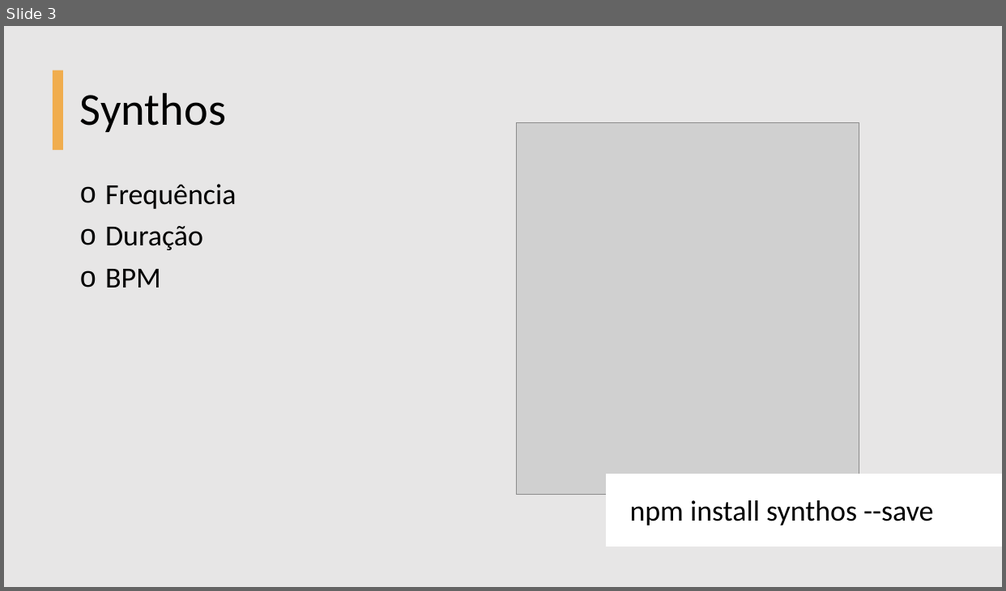
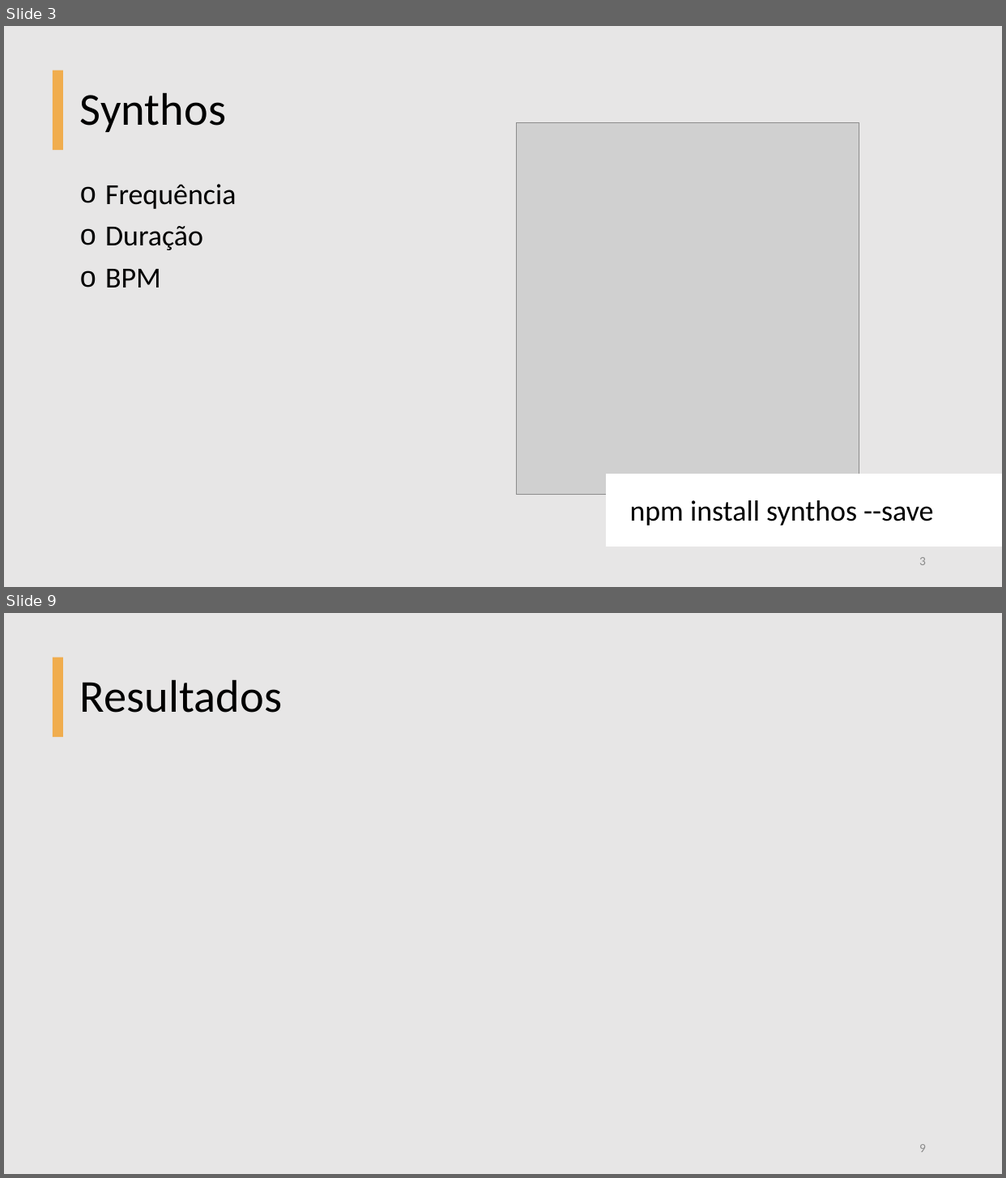
Before and after one commit to BeholderDEV/genetic-music-maker, a slide deck: Genetic Music.pptx. Shown one above the other, each under a label of ours: slide 3 before the commit, slides 3 and 9 after it; the slides between them are not shown. The pictures are 1006x591 and 1006x1178 pixels, drawn with LibreOffice and Linux fonts; fonts in the diff are those of the drawing; grey boxes stand for pictures. Boxes give left, top, right and bottom in pixels: in the first picture for what was removed or moved away, otherwise in the second. Text is boxed around its words. In the diff, an @@ line names an element or a change of style, - is before the commit and + after.

```diff
--- a/Genetic Music.pptx
+++ b/Genetic Music.pptx
@@ slide 9 added at <box>4,613,1002,1174</box>, background #E7E6E6 @@
@@ rectangle added at <box>53,658,63,736</box>, fill #F0AD4E @@
@@ title added at <box>80,679,282,713</box>, 44 pt, text #000000 @@
+Resultados
@@ page number added at <box>919,1144,926,1152</box>, 12 pt, text #8C8C8C @@
+9
@@ slide 3 changed as well @@
@@ page number added at <box>919,557,926,565</box>, 12 pt, text #8C8C8C @@
+3
```
Also in this commit, not shown: 2 other slides changed, 7 other slides added, 2 slides removed.
